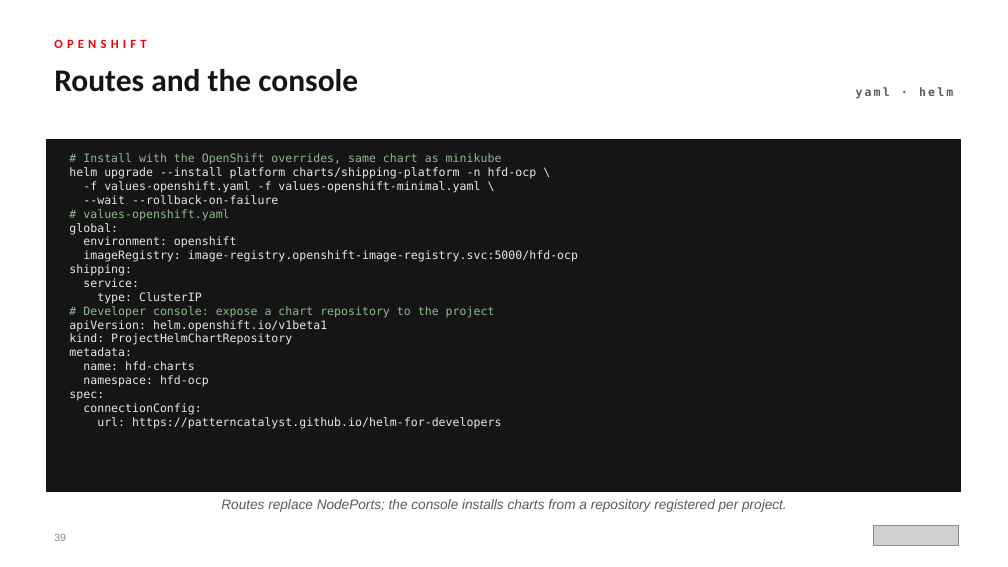
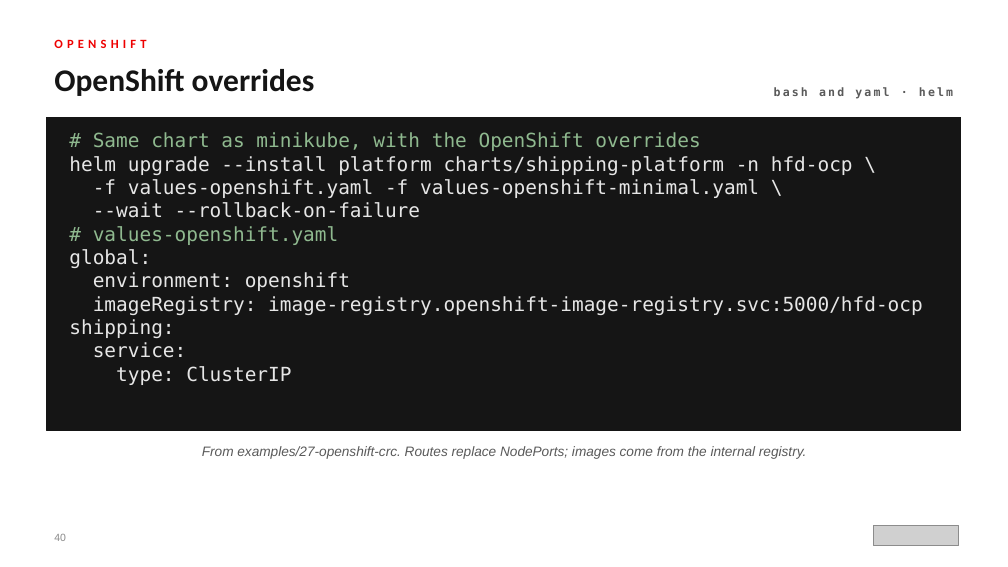
Before and after one commit to patterncatalyst/helm-for-developers, a slide deck: slide 40 of presentation/helm-201/Helm-201-r1.0.pptx (slide 39 before the commit). Drawn at 1008x567 pixels with LibreOffice and Linux fonts; fonts in the diff are those of the drawing; grey boxes stand for pictures. Boxes give left, top, right and bottom in pixels: in the first picture for what was removed or moved away, otherwise in the second. Text is boxed around its words. In the diff, an @@ line names an element or a change of style, - is before the commit and + after.

Commit message:
style(r1.0): Helm 201 deck voice pass, readability polish, diagram scale

```diff
--- a/presentation/helm-201/Helm-201-r1.0.pptx
+++ b/presentation/helm-201/Helm-201-r1.0.pptx
@@ text at bbox=[54, 69, 315, 96]: text changed @@
-Routes and the console
+OpenShift overrides
@@ text at bbox=[774, 87, 953, 98]: text changed @@
-yaml · helm
+bash and yaml · helm
@@ rectangle: place and size @@
-rectangle at bbox=[47, 140, 961, 492]
+rectangle at bbox=[47, 117, 961, 431]
@@ text at bbox=[69, 132, 923, 385]: text changed; size 11 to 18.5 pt @@
-# Install with the OpenShift overrides, same chart as minikube
-helm upgrade --install platform charts/shipping-platform -n hfd-ocp \
--f values-openshift.yaml -f values-openshift-minimal.yaml \
---wait --rollback-on-failure
-# values-openshift.yaml
-global:
-environment: openshift
-imageRegistry: image-registry.openshift-image-registry.svc:5000/hfd-ocp
-shipping:
-service:
-type: ClusterIP
-# Developer console: expose a chart repository to the project
-apiVersion: helm.openshift.io/v1beta1
-kind: ProjectHelmChartRepository
-metadata:
-name: hfd-charts
-namespace: hfd-ocp
-spec:
-connectionConfig:
-url: https://patterncatalyst.github.io/helm-for-developers
+# Same chart as minikube, with the OpenShift overrides
+helm upgrade --install platform charts/shipping-platform -n hfd-ocp \
+-f values-openshift.yaml -f values-openshift-minimal.yaml \
+--wait --rollback-on-failure
+# values-openshift.yaml
+global:
+environment: openshift
+imageRegistry: image-registry.openshift-image-registry.svc:5000/hfd-ocp
+shipping:
+service:
+type: ClusterIP
@@ text at bbox=[202, 446, 806, 459]: text changed @@
-Routes replace NodePorts; the console installs charts from a repository registered per project.
+From examples/27-openshift-crc. Routes replace NodePorts; images come from the internal registry.
@@ text at bbox=[54, 534, 66, 541]: text changed @@
-39
+40
```
Also in this commit, not shown: 30 other slides changed, 2 slides added, 31 other files.
